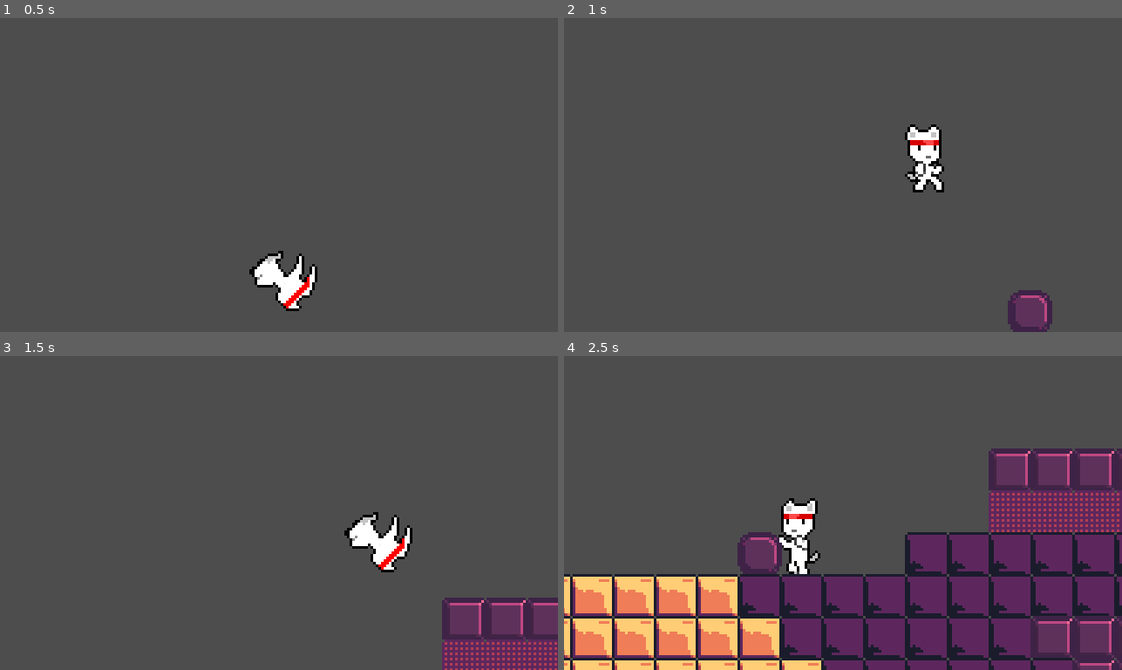
Above: before the commit, frames 1-4 (two rows, left to right).
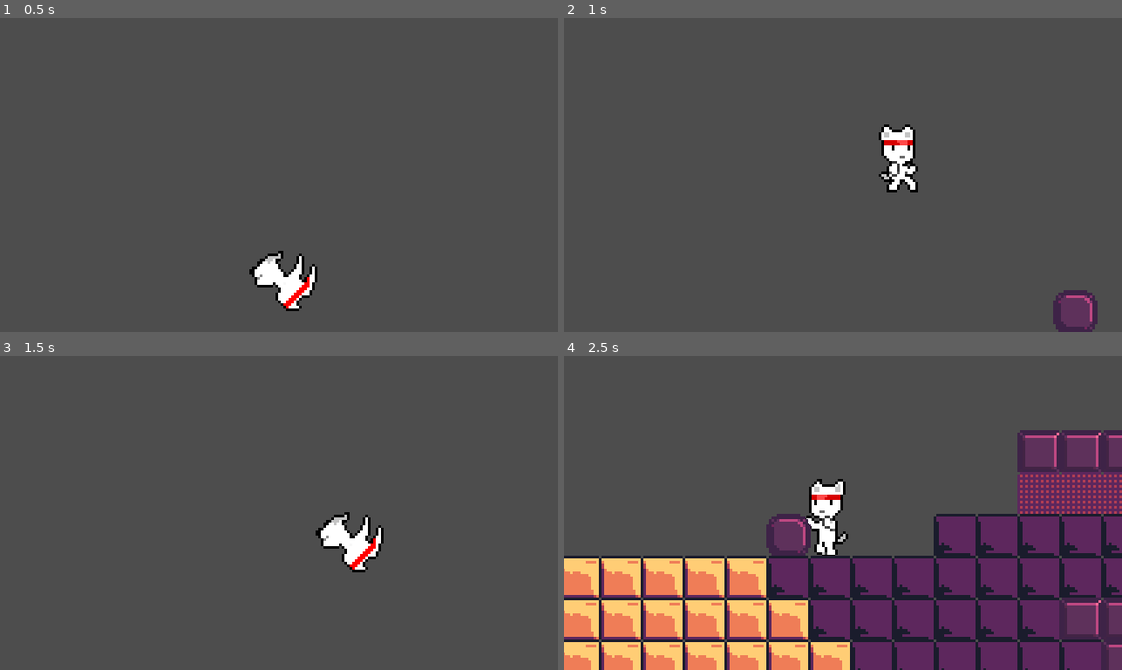
Above: after the commit, the same moments.

Repository: Mr-Carrot0/spear-guy
Game: Godot game, scene res://Scenes/leveltest_2.tscn
Two runs of this game, one before a commit and one after it. Both use one fixed random seed, a clock stepped at 60 frames per second and the inputs below. This scene is started directly instead of the project's main scene.
Inputs:
- Up to frame 1 (0.5 s): no input
- Up to frame 2 (1 s): hold Right (move_right) from 0.53 s (still down); tap Space (jump) at 0.77 s
- Up to frame 3 (1.5 s): keep holding Right (move_right)
- Up to frame 4 (2.5 s): tap Space (jump) at 1.52 s; release Right (move_right) at 2.03 s; hold Left (move_left) from 2.03 s (still down)

Frame 1 is identical in both runs. In frame 2, 3.9% of the frame differs, in the area x 56-96%, y 33-100%; in frame 3, 6.7%; in frame 4, 34%, in the area x 0-100%, y 23-100%.

Commit message:
updated the ridiculus speed

Diff:
--- a/Assets/Scripts/Actor.gd
+++ b/Assets/Scripts/Actor.gd
@@ -7,11 +7,11 @@
 var gravity = ProjectSettings.get_setting("physics/2d/default_gravity")
 
 
-@export var speed := 100.0
+@export var speed := 140.0
 @export var jmp_vel := -160.0
 
-@export var MAX_HEALTH: float = 100
-@export var health: float = 100
+@export var MAX_HEALTH := 100.0
+@export var health := 100.0
 @export var weapon: Weapon
 @export var armour = 0
 
--- a/Assets/Scripts/Player.gd
+++ b/Assets/Scripts/Player.gd
@@ -16,6 +16,8 @@
 	, "oneshot": 1
 	,
 }
+
+
 
 func _ready():
 	_tree.active = true
--- a/Scenes/player.tscn
+++ b/Scenes/player.tscn
@@ -173,9 +173,12 @@
 
 [node name="Player" type="CharacterBody2D"]
 script = ExtResource("1_2d27w")
-speed = 200.0
+speed = null
 jmp_vel = -320.0
+MAX_HEALTH = null
+health = null
 weapon = SubResource("Resource_d8rp4")
+armour = null
 
 [node name="CollisionShape2D" type="CollisionShape2D" parent="."]
 position = Vector2(-0.5, 3.05)
Not shown: 1 places in Scenes/leveltest_2.tscn that only renumber resources
